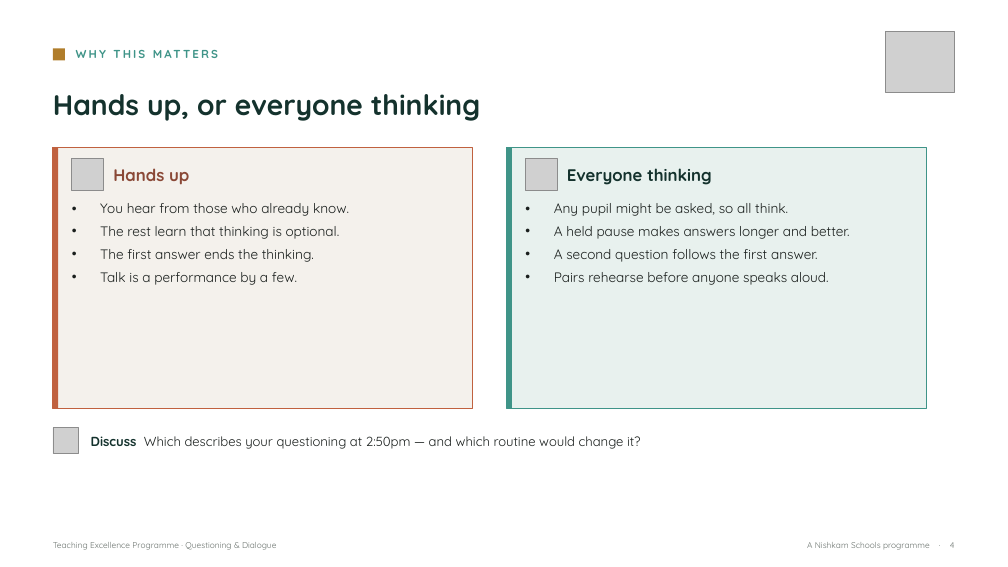
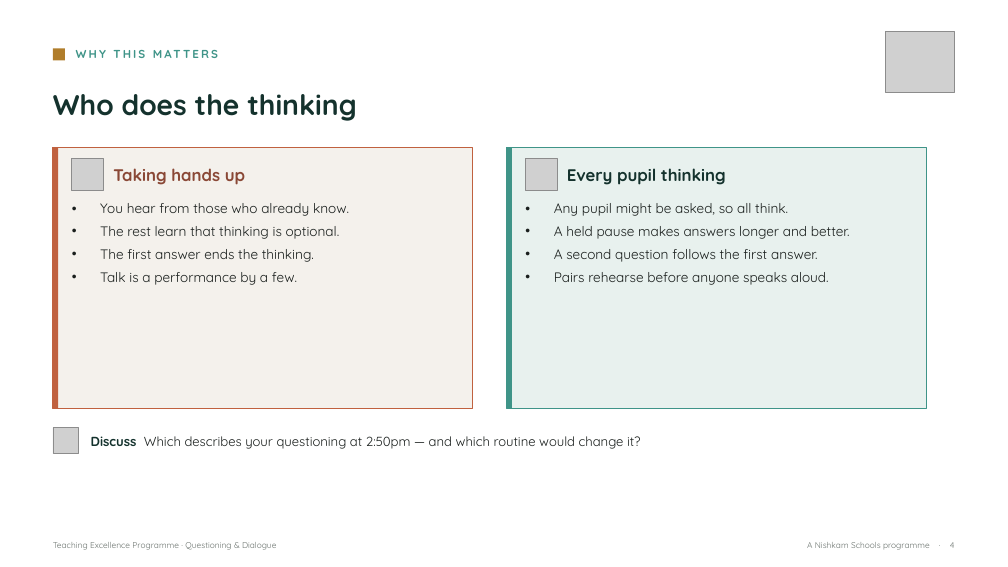
Before and after one commit to NSWLTandL/teachinglearninghub, a slide deck: slide 4 of Pillar5-Questioning-and-Dialogue-facilitator-deck.pptx. Drawn at 1008x567 pixels with LibreOffice and Linux fonts; fonts in the diff are those of the drawing; grey boxes stand for pictures. Boxes give left, top, right and bottom in pixels: in the first picture for what was removed or moved away, otherwise in the second. Text is boxed around its words. In the diff, an @@ line names an element or a change of style, - is before the commit and + after.

```diff
--- a/Pillar5-Questioning-and-Dialogue-facilitator-deck.pptx
+++ b/Pillar5-Questioning-and-Dialogue-facilitator-deck.pptx
@@ text at bbox=[53, 94, 356, 121]: text changed @@
-Hands up, or everyone thinking
+Who does the thinking
@@ text at bbox=[113, 168, 245, 185]: text changed @@
-Hands up
+Taking hands up
@@ text at bbox=[567, 168, 726, 185]: text changed @@
-Everyone thinking
+Every pupil thinking
```
Also in this commit, not shown: 4 other slides changed, 13 other files.
